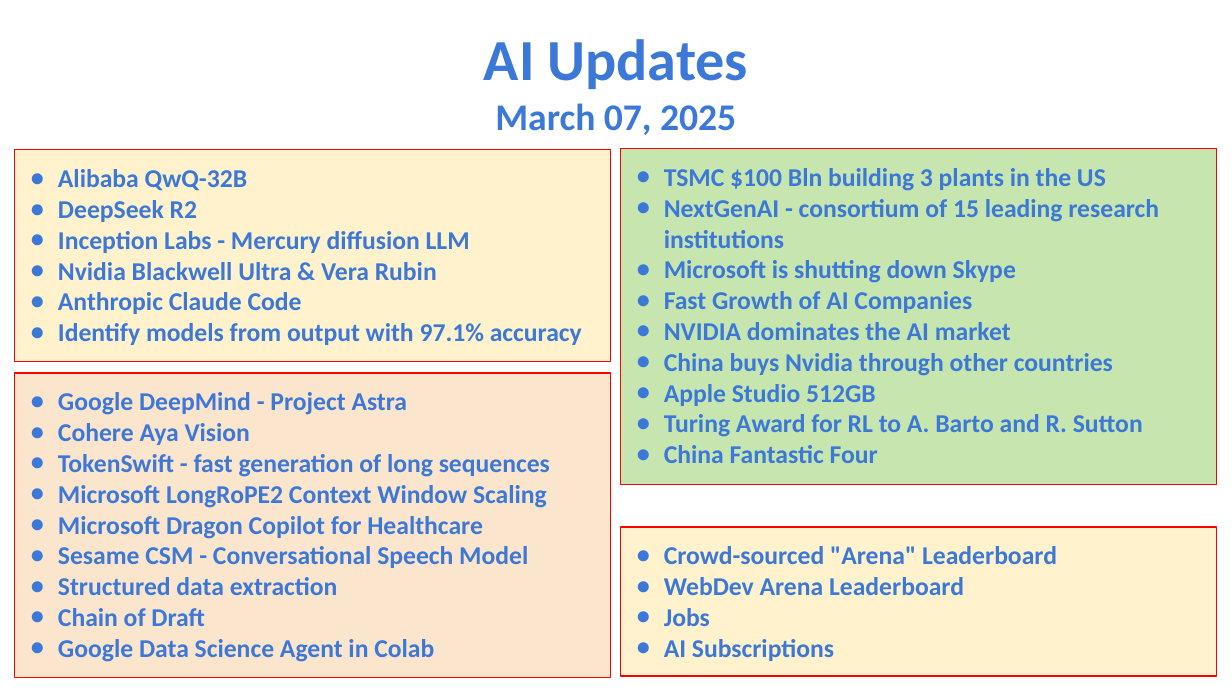
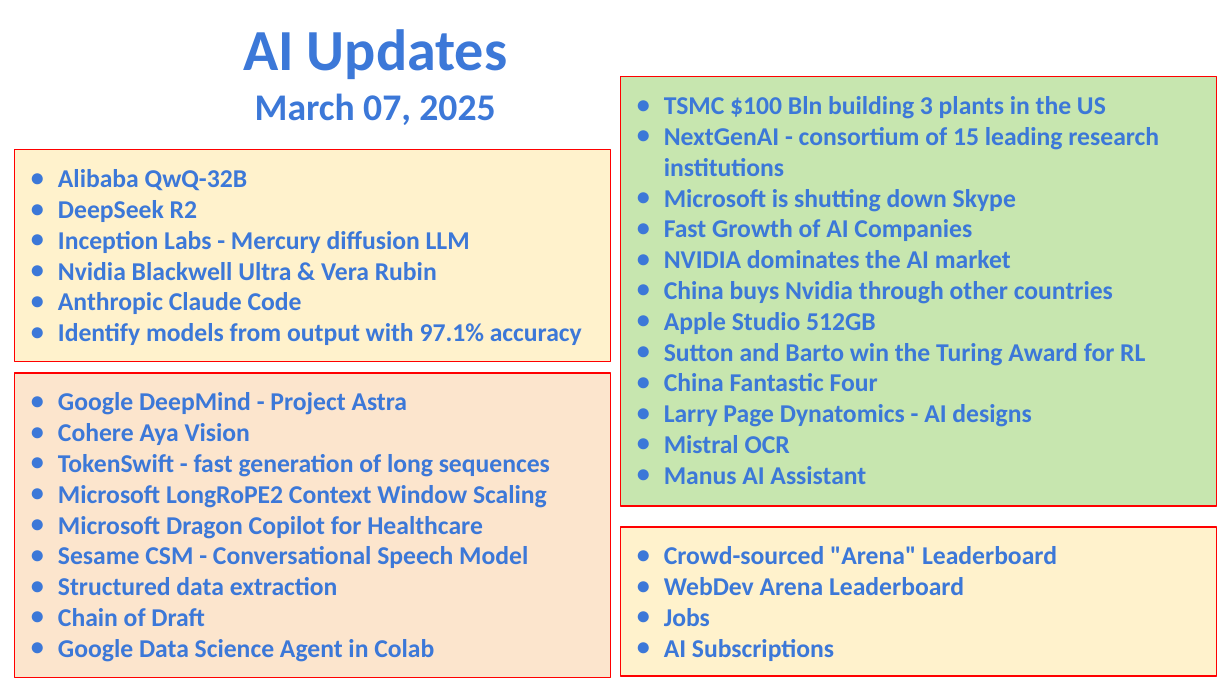
Before and after one commit to lselector/seminar, a slide deck: slide 1 of 2025/2025-03-07-AI-Updates.pptx. Drawn at 1232x693 pixels with LibreOffice and Linux fonts; fonts in the diff are those of the drawing. Boxes give left, top, right and bottom in pixels: in the first picture for what was removed or moved away, otherwise in the second. Text is boxed around its words. In the diff, an @@ line names an element or a change of style, - is before the commit and + after.

```diff
--- a/2025/2025-03-07-AI-Updates.pptx
+++ b/2025/2025-03-07-AI-Updates.pptx
@@ text "AI Updates": place and size @@
-text "AI Updates" at [484, 39, 748, 135]
+text "AI Updates" at [243, 29, 507, 125]
@@ rectangle "TSMC $100 Bln building 3 ...": place and size @@
-rectangle "TSMC $100 Bln building 3 ..." at [621, 149, 1216, 485]
+rectangle "TSMC $100 Bln building 3 ..." at [621, 76, 1216, 505]
@@ text in rectangle at [664, 343, 1145, 366]: text changed @@
-● Turing Award for RL to A. Barto and R. Sutton
+● Sutton and Barto win the Turing Award for RL
@@ text in rectangle at [664, 404, 1031, 484]: paragraphs added @@
+● Larry Page Dynatomics - AI designs
+● Mistral OCR
+● Manus AI Assistant
```
Also in this commit, not shown: 5 other slides changed, 2 slides added.
